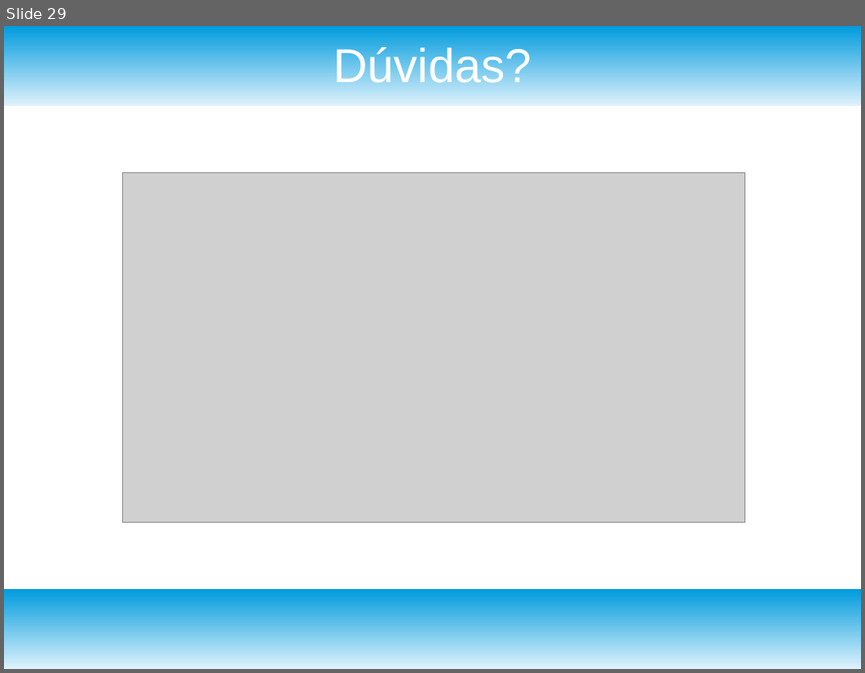
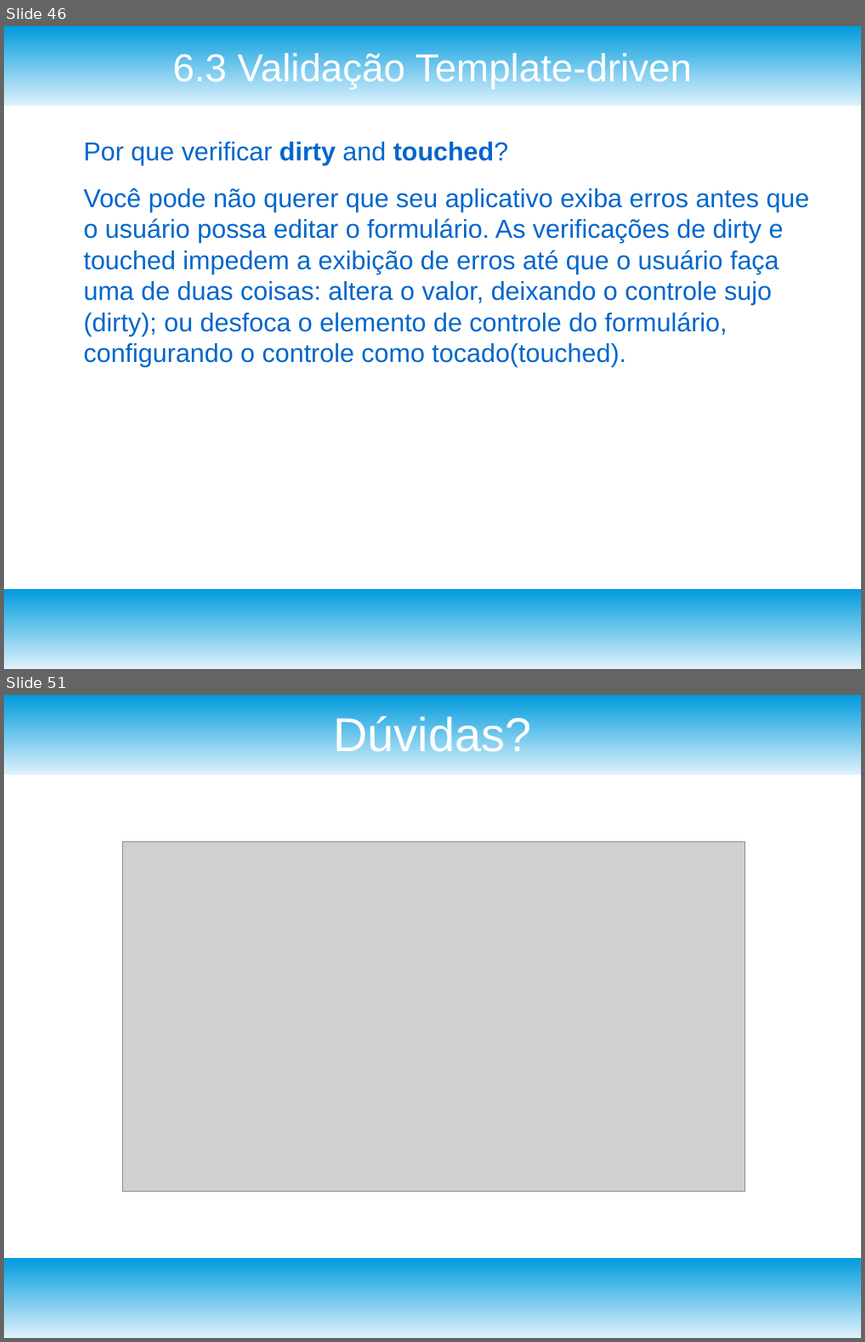
Before and after one commit to josivanribeiro/treinamentoangular, a slide deck: TreinamentoAngular_Aula_3.odp. Shown one above the other, each under a label of ours: slide 29 before the commit, slides 46 and 51 after it; the slides between them are not shown. The pictures are 865x673 and 865x1342 pixels, drawn with LibreOffice and Linux fonts; fonts in the diff are those of the drawing; grey boxes stand for pictures. Boxes give left, top, right and bottom in pixels: in the first picture for what was removed or moved away, otherwise in the second. Text is boxed around its words. In the diff, an @@ line names an element or a change of style, - is before the commit and + after.

```diff
--- a/TreinamentoAngular_Aula_3.odp
+++ b/TreinamentoAngular_Aula_3.odp
@@ slide 46 added at <box>4,26,861,669</box>, background #FFFFFF; not listed: 2 template elements that a slide beside it also shows @@
@@ title added at <box>173,52,692,90</box>, 36 pt, text #FFFFFF @@
+6.3 Validação Template-driven
@@ text added at <box>84,142,810,367</box>, 24 pt, text #0066CC @@
+Por que verificar dirty and touched?
+Você pode não querer que seu aplicativo exiba erros antes que o usuário possa editar o formulário. As verificações de dirty e touched impedem a exibição de erros até que o usuário faça uma de duas coisas: altera o valor, deixando o controle sujo (dirty); ou desfoca o elemento de controle do formulário, configurando o controle como tocado(touched).
@@ what was slide 29 is now slide 51 @@
```
Also in this commit, not shown: 5 slides changed, 21 other slides added, 14 other files.
